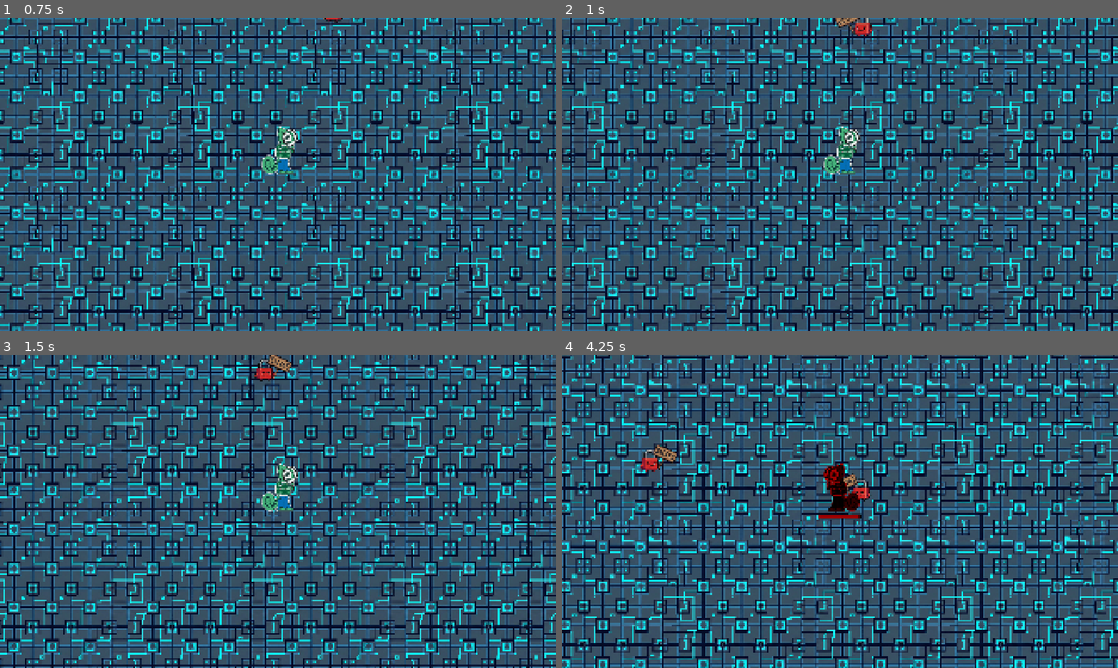
Above: before the commit, frames 1-4 (two rows, left to right).
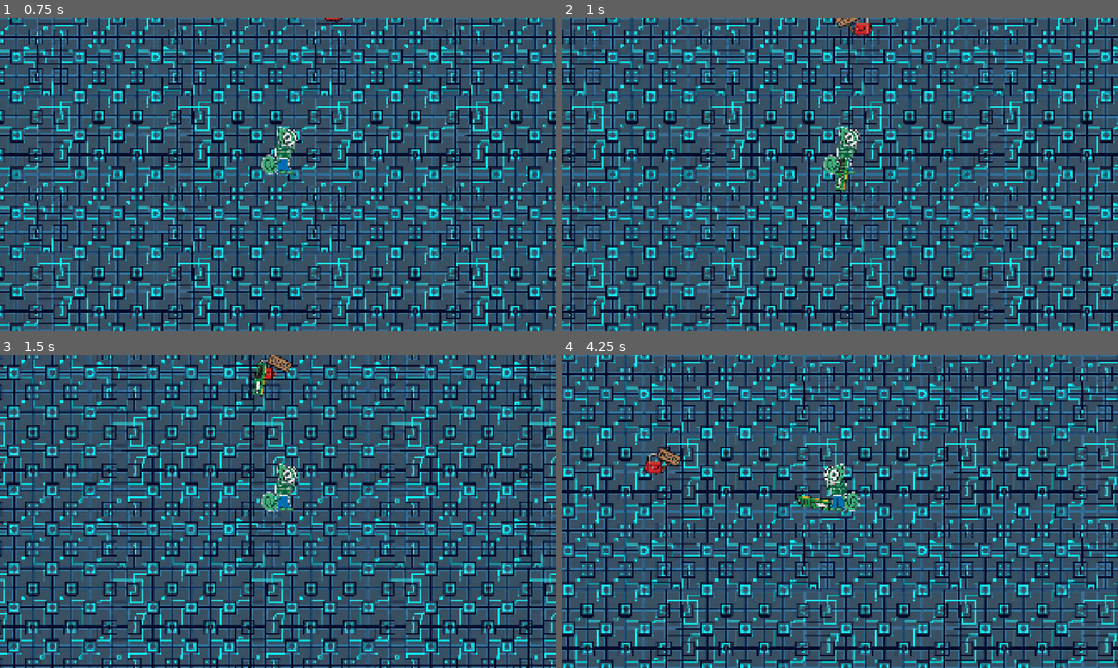
Above: after the commit, the same moments.

Repository: jcronenberg/hackweek-survivor
Game: Godot game, scene res://src/game/game.tscn
Same seed, same stepped clock (60 frames per second), same inputs: the game is played once before the commit and once after it.
Inputs:
- Up to frame 1 (0.75 s): tap Enter at 0.5 s; hold Right (ui_right) from 0.53 s (still down)
- Up to frame 2 (1 s): keep holding Right (ui_right)
- Up to frame 3 (1.5 s): release Right (ui_right) at 1.28 s; hold Down (ui_down) from 1.28 s (still down)
- Up to frame 4 (4.25 s): release Down (ui_down) at 2.03 s; hold Right (ui_right) 2.03-2.78 s; hold Up (ui_up) 2.78-3.53 s; hold Left (ui_left) from 3.53 s (still down)

Frame 1 is identical in both runs. In frame 2, 0.2% of the frame differs, in the area x 49-52%, y 44-56%; in frame 3, 0.2%; in frame 4, 71%, in the area x 0-100%, y 0-100%.

Commit message:
Add ram stick weapon

Diff:
--- a/src/enemies/enemy.gd
+++ b/src/enemies/enemy.gd
@@ -3,10 +3,13 @@
 
 @export var speed: int = 200
 @export var damage: int = 3
+@export var health: int = 20
 
 
 func _ready() -> void:
 	motion_mode = CharacterBody2D.MOTION_MODE_FLOATING
+
+	add_to_group("enemies")
 
 
 func _physics_process(delta: float) -> void:
@@ -25,3 +28,9 @@
 		scale.y = -1
 
 	move_and_slide()
+
+
+func get_damage_dealt(amount: int) -> void:
+	health -= amount
+	if health == 0:
+		queue_free()
--- a/src/enemies/enemy_boss_segfault.gd
+++ b/src/enemies/enemy_boss_segfault.gd
@@ -1 +1,7 @@
 extends Enemy
+
+
+func _ready() -> void:
+	super()
+
+	health = 50
--- a/src/player/player.gd
+++ b/src/player/player.gd
@@ -11,6 +11,10 @@
 var flashing_state_delta_time: float = 0.0
 var damage_delta_time: float = 0.0
 @onready var player_sprite: Sprite2D = $PlayerSprite
+
+
+func _ready() -> void:
+	add_child(WeaponRam.new())
 
 
 func _move() -> void:
--- a/src/player/player.tscn
+++ b/src/player/player.tscn
@@ -39,8 +39,6 @@
 scale = Vector2(1.6, 1.6)
 texture = ExtResource("2_gmfve")
 
-[node name="WeaponRam" type="Node2D" parent="PlayerSprite"]
-
 [node name="PlayerCollision" type="CollisionShape2D" parent="."]
 position = Vector2(-1.5999985, -18.149994)
 rotation = 1.5707964
--- /dev/null
+++ b/src/weapons/ram_stick.gd
@@ -0,0 +1,22 @@
+class_name RamStick
+extends Area2D
+
+@export var base_damage: int = 10
+@export var speed: float = 800
+@export var direction: Vector2:
+	set(value):
+		direction = value
+		look_at(direction)
+
+
+func _physics_process(delta: float) -> void:
+	global_position += direction * speed * delta
+
+
+func _on_visible_on_screen_notifier_2d_screen_exited() -> void:
+	queue_free()
+
+
+func _on_body_entered(body: Node2D) -> void:
+	if body is Enemy:
+		body.get_damage_dealt(base_damage)
--- /dev/null
+++ b/src/weapons/ram_stick.tscn
@@ -0,0 +1,23 @@
+[gd_scene load_steps=4 format=3 uid="uid://4ldc5brsy4ed"]
+
+[ext_resource type="Script" uid="uid://bupqxm2gktyjc" path="res://src/weapons/ram_stick.gd" id="1_0xism"]
+[ext_resource type="Texture2D" uid="uid://cnk1sh4jbxs" path="res://assets/ram_stick.png" id="1_e2cwa"]
+
+[sub_resource type="RectangleShape2D" id="RectangleShape2D_0xism"]
+size = Vector2(116, 36)
+
+[node name="RamStick" type="Area2D"]
+top_level = true
+script = ExtResource("1_0xism")
+
+[node name="RamStick" type="Sprite2D" parent="."]
+texture = ExtResource("1_e2cwa")
+
+[node name="CollisionShape2D" type="CollisionShape2D" parent="."]
+shape = SubResource("RectangleShape2D_0xism")
+
+[node name="VisibleOnScreenNotifier2D" type="VisibleOnScreenNotifier2D" parent="."]
+rect = Rect2(-58, -18, 116, 36)
+
+[connection signal="body_entered" from="." to="." method="_on_body_entered"]
+[connection signal="screen_exited" from="VisibleOnScreenNotifier2D" to="." method="_on_visible_on_screen_notifier_2d_screen_exited"]
--- /dev/null
+++ b/src/weapons/weapon.gd
@@ -0,0 +1,30 @@
+class_name Weapon
+extends Node2D
+
+@export var fire_rate: float = 1
+
+var fire_rate_delta_time: float = 0.0
+
+
+func _physics_process(delta: float) -> void:
+	fire_rate_delta_time += delta
+	if fire_rate_delta_time >= fire_rate:
+		fire()
+		fire_rate_delta_time = 0.0
+
+
+func fire() -> void:
+	pass
+
+
+## Returns null if there are no enemies
+func find_nearest_enemy() -> Enemy:
+	var nearest: Enemy = null
+	var nearest_distance: float = 0.0
+	for enemy in get_tree().get_nodes_in_group("enemies"):
+		var distance: float = global_position.distance_to(enemy.global_position)
+		if distance < nearest_distance or not nearest:
+			nearest_distance = distance
+			nearest = enemy
+
+	return nearest
--- /dev/null
+++ b/src/weapons/weapon_ram.gd
@@ -0,0 +1,14 @@
+class_name WeaponRam
+extends Weapon
+
+const RAM_STICK = preload("uid://4ldc5brsy4ed")
+
+func fire() -> void:
+	var target: Enemy = find_nearest_enemy()
+	if not target:
+		return
+
+	var projectile: RamStick = RAM_STICK.instantiate()
+	projectile.direction = global_position.direction_to(target.global_position).normalized()
+	projectile.global_position = global_position
+	add_child(projectile)
Binary file added: assets/ram_stick.png
Not shown, added: assets/ram_stick.png.import
Not shown, added: src/weapons/ram_stick.gd.uid
Not shown, added: src/weapons/weapon.gd.uid
Not shown, added: src/weapons/weapon_ram.gd.uid
